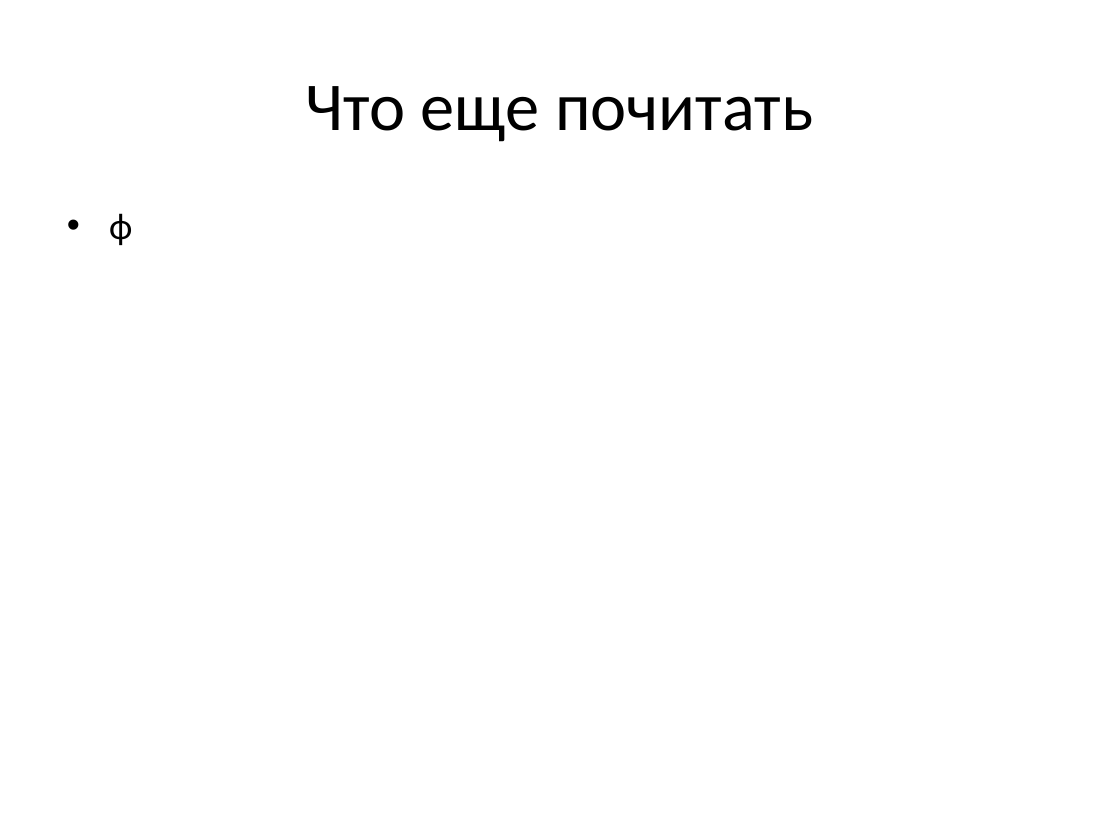
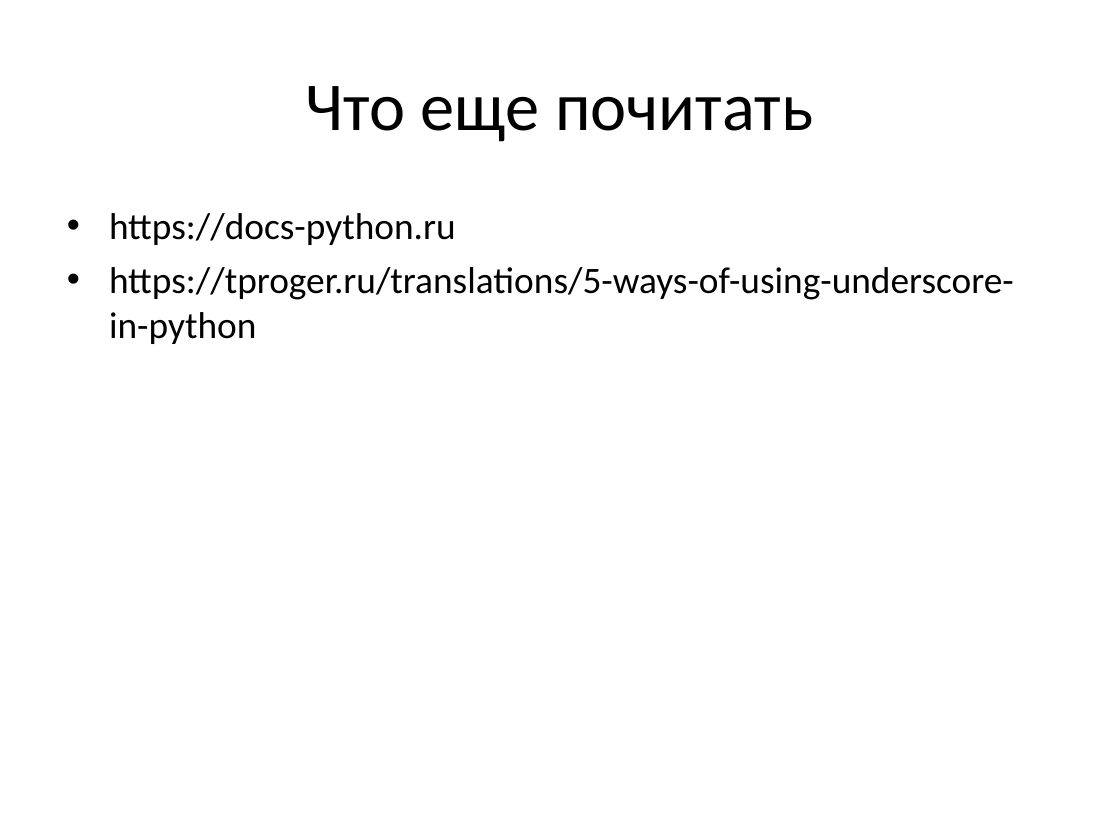
Before and after one commit to CyberLympha/Data-Science-Course, a slide deck: slide 35 of презентации/Язык программирования python.ppt (slide 29 before the commit). Drawn at 1120x840 pixels with LibreOffice and Linux fonts; fonts in the diff are those of the drawing. Boxes give left, top, right and bottom in pixels: in the first picture for what was removed or moved away, otherwise in the second. Text is boxed around its words. In the diff, an @@ line names an element or a change of style, - is before the commit and + after.

```diff
--- a/презентации/Язык программирования python.ppt
+++ b/презентации/Язык программирования python.ppt
@@ text at (x1=109, y1=213, x2=1014, y2=344): text changed @@
-• ф
+• https://docs-python.ru
+• https://tproger.ru/translations/5-ways-of-using-underscore-in-python
```
Also in this commit, not shown: 6 other slides changed, 7 slides added, 1 slide removed, 2 other files.
